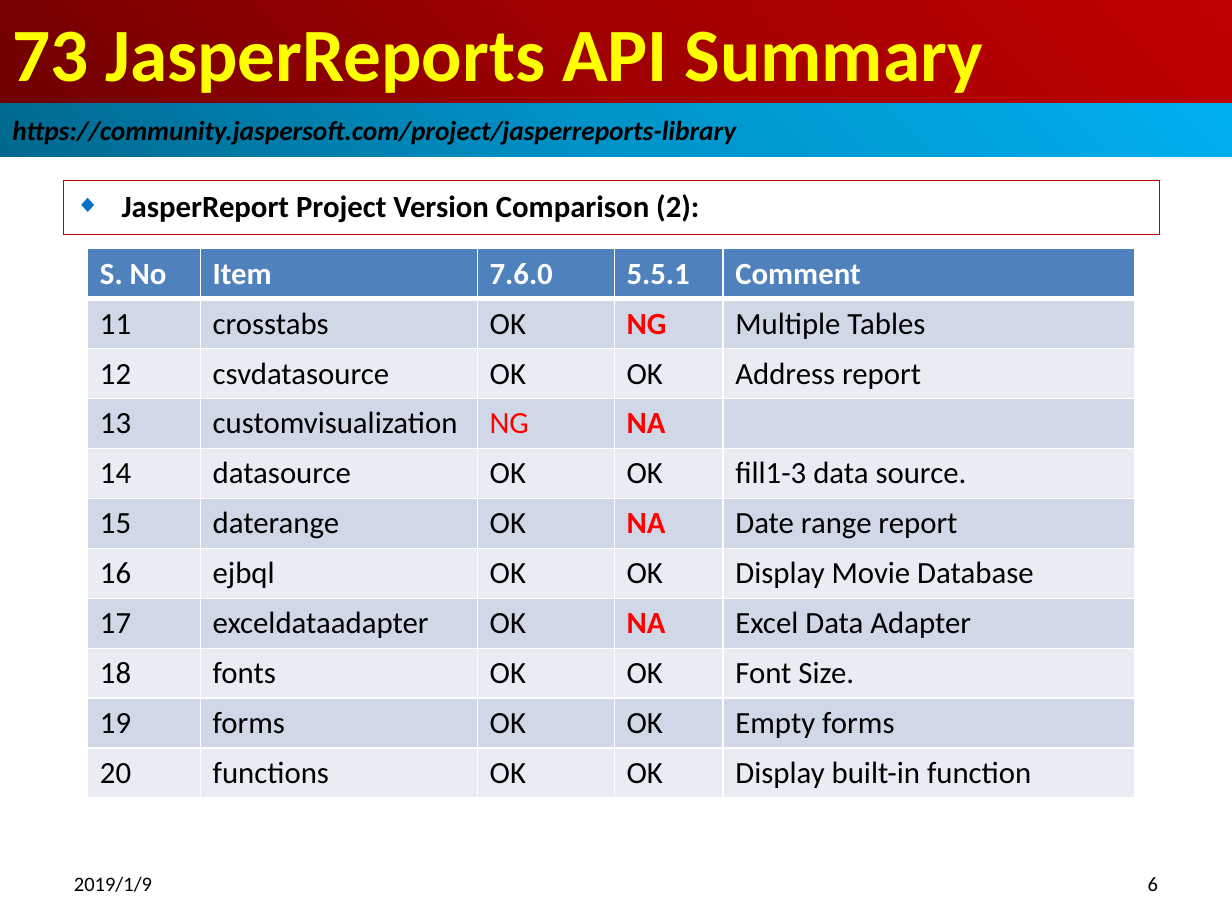
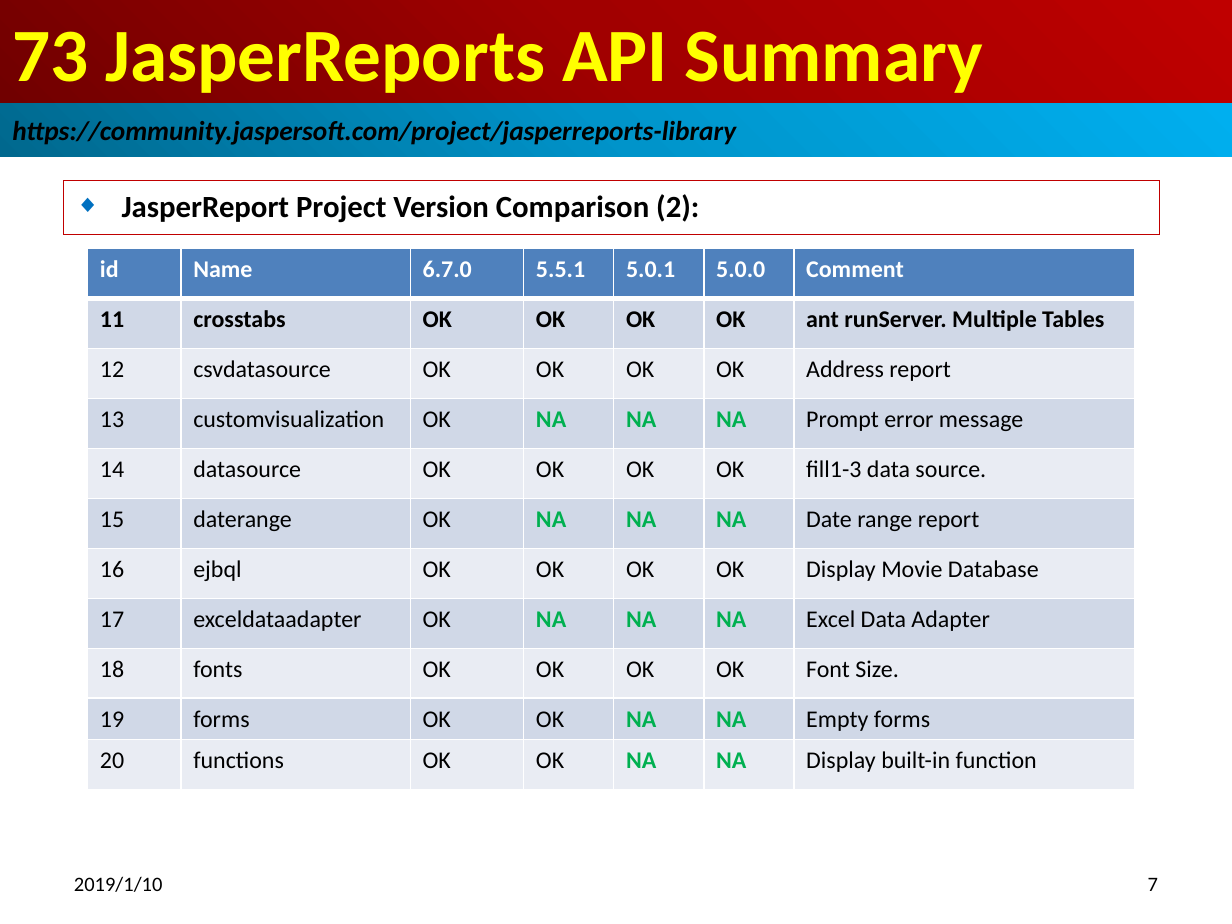
Before and after one commit to peterhchen/100-jasper-report-api-6.7.0, a slide deck: slide 7 of 15_Ch73_API_Summary.pptx (slide 6 before the commit). Drawn at 1232x924 pixels with LibreOffice and Linux fonts; fonts in the diff are those of the drawing. Boxes give left, top, right and bottom in pixels: in the first picture for what was removed or moved away, otherwise in the second. Text is boxed around its words. In the diff, an @@ line names an element or a change of style, - is before the commit and + after.

Commit message:
Over QA for JasperReport API library.
Compares Libraries of 6.7.0, 5.5.1, 5.0.1, 5.0.0.

```diff
--- a/15_Ch73_API_Summary.pptx
+++ b/15_Ch73_API_Summary.pptx
@@ table at [87, 249, 1133, 790] @@
-column 1: S. No | 11 | 12 | 13 | 14 | 15 | 16 | 17 | 18 | 19 | 20
-column 2: Item | crosstabs | csvdatasource | customvisualization | datasource | daterange | ejbql | exceldataadapter | fonts | forms | functions
-column 3: 7.6.0 | OK | OK | NG | OK | OK | OK | OK | OK | OK | OK
-column 4: 5.5.1 | NG | OK | NA | OK | NA | OK | NA | OK | OK | OK
-column 5: Comment | Multiple Tables | Address report |  | fill1-3 data source. | Date range report | Display Movie Database | Excel Data Adapter | Font Size. | Empty forms | Display built-in function
+column 1: id | 11 | 12 | 13 | 14 | 15 | 16 | 17 | 18 | 19 | 20
+column 2: Name | crosstabs | csvdatasource | customvisualization | datasource | daterange | ejbql | exceldataadapter | fonts | forms | functions
+column 3: 6.7.0 | OK | OK | OK | OK | OK | OK | OK | OK | OK | OK
+column 4: 5.5.1 | OK | OK | NA | OK | NA | OK | NA | OK | OK | OK
+column 5: 5.0.1 | OK | OK | NA | OK | NA | OK | NA | OK | NA | NA
+column 6: 5.0.0 | OK | OK | NA | OK | NA | OK | NA | OK | NA | NA
+column 7: Comment | ant runServer. Multiple Tables | Address report | Prompt error message | fill1-3 data source. | Date range report | Display Movie Database | Excel Data Adapter | Font Size. | Empty forms | Display built-in function
@@ text at [74, 876, 163, 892]: text changed @@
-2019/1/9
+2019/1/10
@@ page number at [1148, 878, 1158, 891]: text changed @@
-6
+7
```
Also in this commit, not shown: 12 other slides changed, 1 slide added.
